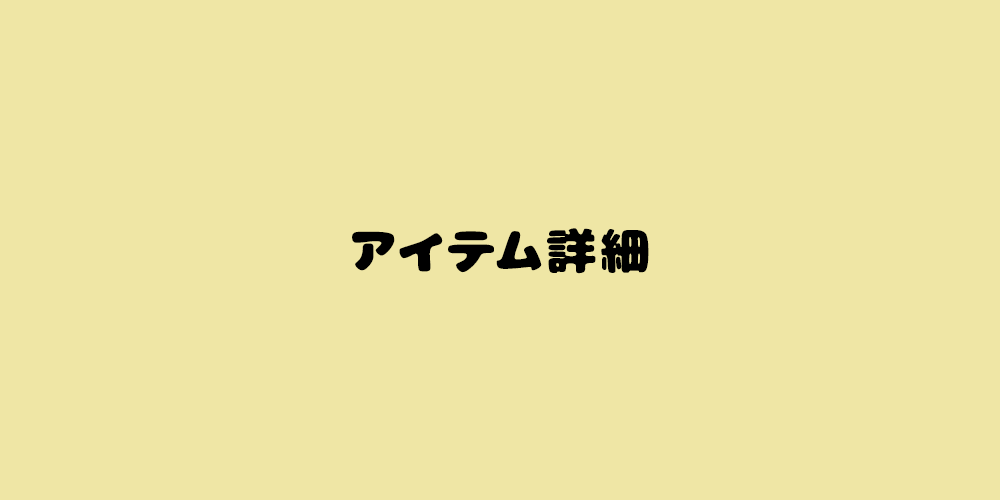
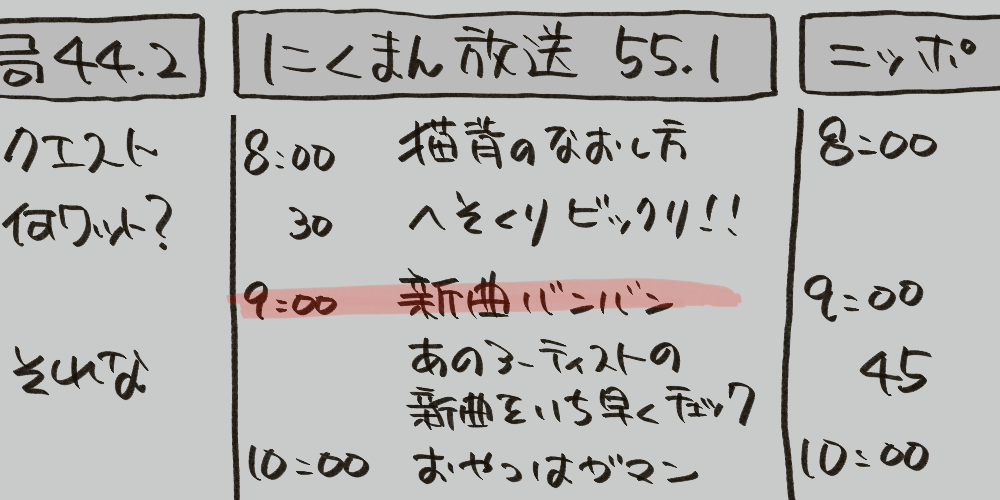
Layers edited between the first and the second 1000×500 image:
added group "新聞" with 7 layers above "アイテム詳細" over (0, 0, 1000, 500)
added layer "レイヤー 9" (23%) in group "新聞" over (225, 277, 742, 320)
added layer "レイヤー 7" in group "新聞" over (0, 20, 977, 481)
added layer "レイヤー 8" in group "新聞" over (397, 267, 756, 489)
added layer "レイヤー 5" (1st of 2, in "新聞") in group "新聞" over (0, 8, 1000, 500)
added layer "レイヤー 4" in group "新聞" over (0, 0, 1000, 500)
hid "アイテム詳細" over (352, 228, 649, 274)
